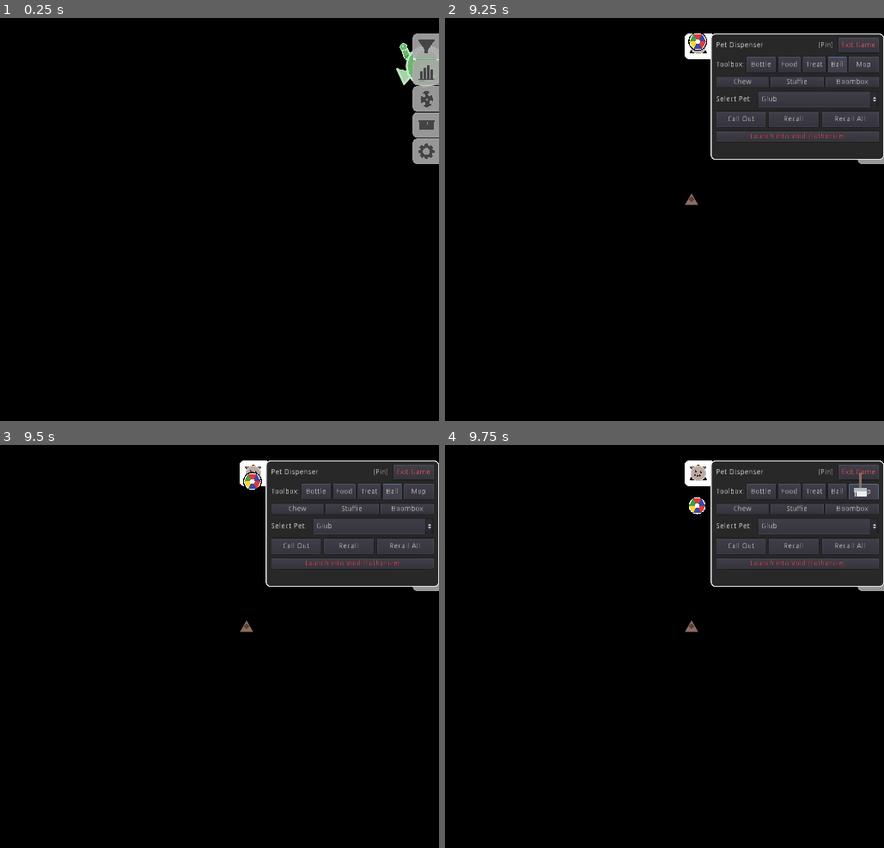
Above: before the commit, frames 1-4 (two rows, left to right).
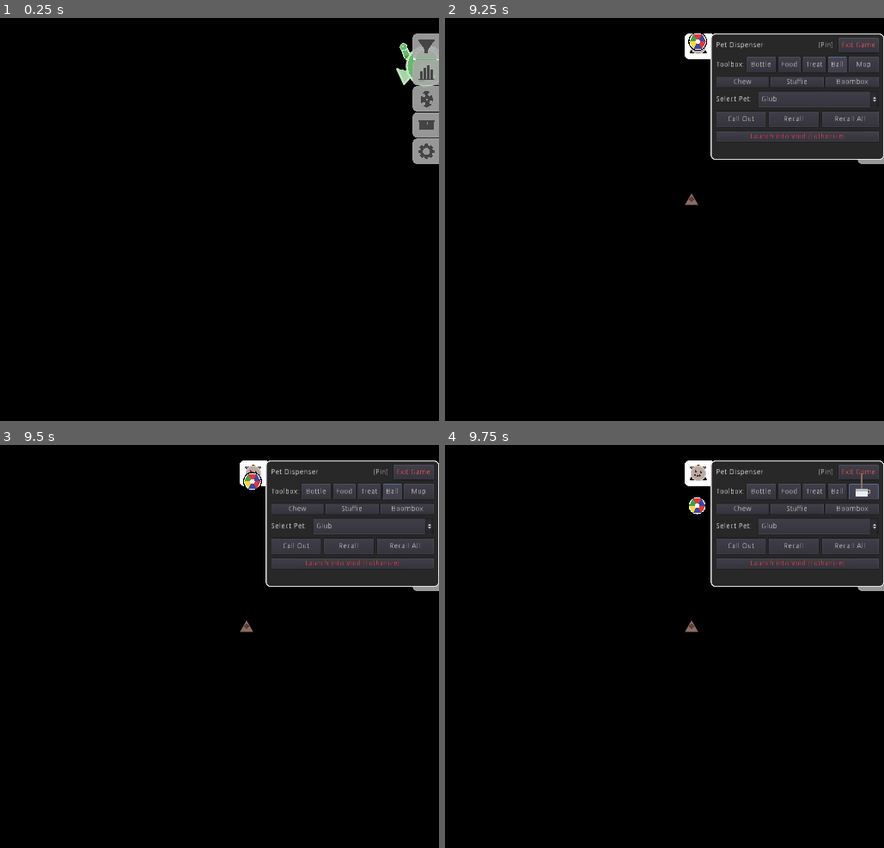
Above: after the commit, the same moments.

Repository: austeregrim/OrbPals
Game: Godot game, scene res://Main.tscn
The game is run twice, just before and just after one commit, with the same random seed, the same clock (stepped at 60 frames per second) and the same inputs.
Inputs (mouse positions are in pixels of both pictures, inside the frame that each line leads up to):
- Up to frame 1 (0.25 s): no input
- Up to frame 2 (9.25 s): click (870, 46) at 0.52 s; click "Launch into Void (Euthanize)" at 1.25 s; click "Launch into Void (Euthanize)" at 2 s; click "OK" at 2.75 s; tap Enter at 3.5 s; move the mouse to (690, 199) at 3.52 s; hold D 3.53-4.25 s; tap F at 3.6 s; click (690, 199) at 3.67 s; drag from (outside the picture) to (506, 300) at 4.27 s; click "[Pin]" at 5 s; click "[Unpin]" at 5.75 s; click "Bottle" at 6.5 s; click "Food" at 7.25 s; click "Treat" at 8 s; click "Ball" at 8.75 s
- Up to frame 3 (9.5 s): no input
- Up to frame 4 (9.75 s): click "Mop" at 9.5 s

Frames 1-3 are identical in both runs. In frame 4, less than 0.1% of the frame differs, in the area x 93-97%, y 6-13%.

Commit message:
Add Stuffed Animal spot retrieval AI and implement high-frequency fluid toss momentum
- Add Stuffed Animal designated spot assignment with viewport bounds checking in Pet.gd
- Implement retrieval AI: pet detects when its stuffed animal is moved away (>40px), walks over, carries it back to its spot, and giggles
- Auto-reassign designated spot if screen resize makes the previous spot unreachable
- Implement high-frequency drag_history motion tracking across Toy.gd, Food.gd, MopTool.gd, and Pet.gd
- Fix throwing momentum: items and pets now toss fluidly with natural flick velocity up to 900-1200 px/s

Diff:
--- a/Food.gd
+++ b/Food.gd
@@ -50,6 +50,8 @@
 
 var ContextMenuScene = preload("res://ContextMenu.tscn")
 
+var drag_history: Array = []
+
 func _physics_process(delta):
 	# Process spoiling (treats and bottles never spoil)
 	if not is_treat and not is_bottle and not is_spoiled:
@@ -60,17 +62,19 @@
 
 	scale = Vector2.ONE
 	if is_dragging:
-		var mouse_pos = prev_mouse_pos if prev_mouse_pos != Vector2.ZERO else get_global_mouse_position()
+		var mouse_pos = get_global_mouse_position()
 		global_position = mouse_pos
 		velocity = Vector2.ZERO
 
-		drag_positions.append(mouse_pos)
-		if drag_positions.size() > 5:
-			drag_positions.remove(0)
+		var now = OS.get_ticks_msec() * 0.001
+		drag_history.append({"pos": mouse_pos, "time": now})
+		while drag_history.size() > 0 and (now - drag_history[0].time) > 0.14:
+			drag_history.remove(0)
 	else:
 		# Float in space and drift with air friction
 		velocity *= 0.95
 		global_position += velocity * delta
+
 
 		# Boundary bounce check
 		var vp_size = get_viewport().get_visible_rect().size if get_viewport() else OS.window_size
@@ -168,12 +172,17 @@
 								return
 
 
-		if drag_positions.size() > 1:
-			var start_pos = drag_positions[0]
-			var end_pos = drag_positions[drag_positions.size() - 1]
-			velocity = (end_pos - start_pos) / (0.016 * drag_positions.size())
-			velocity = velocity.clamped(800.0)
+		if drag_history.size() >= 2:
+			var oldest = drag_history[0]
+			var newest = drag_history[drag_history.size() - 1]
+			var dt = newest.time - oldest.time
+			if dt > 0.005:
+				var toss_vel = (newest.pos - oldest.pos) / dt
+				velocity = toss_vel * 1.15
+				velocity = velocity.clamped(1200.0)
+		drag_history.clear()
 		get_tree().set_input_as_handled()
+
 
 func get_click_polygon() -> PoolVector2Array:
 	# Padded circle polygon for the passthrough region — covers item + margin
--- a/MopTool.gd
+++ b/MopTool.gd
@@ -16,21 +16,25 @@
 func _ready():
 	velocity = Vector2(rand_range(-50.0, 50.0), -100.0)
 
+var drag_history: Array = []
+
 func _physics_process(delta):
+	scale = Vector2.ONE
 	if is_dragging:
-		var mouse_pos = prev_mouse_pos if prev_mouse_pos != Vector2.ZERO else get_global_mouse_position()
+		var mouse_pos = get_global_mouse_position()
 		global_position = mouse_pos
 		velocity = Vector2.ZERO
 
-		# Clean messes near mop while dragging
+		var now = OS.get_ticks_msec() * 0.001
+		drag_history.append({"pos": mouse_pos, "time": now})
+		while drag_history.size() > 0 and (now - drag_history[0].time) > 0.14:
+			drag_history.remove(0)
+
 		_clean_messes_in_radius()
+	else:
+		velocity *= 0.92
+		global_position += velocity * delta
 
-		drag_positions.append(mouse_pos)
-		if drag_positions.size() > 5:
-			drag_positions.remove(0)
-	else:
-		velocity.y += gravity * delta
-		global_position += velocity * delta
 
 		var vp_size = OS.window_size
 		if get_viewport():
@@ -120,12 +124,17 @@
 				main.call("remove_item", self)
 			get_tree().set_input_as_handled()
 			return
-		if drag_positions.size() > 1:
-			var start_pos = drag_positions[0]
-			var end_pos = drag_positions[drag_positions.size() - 1]
-			velocity = (end_pos - start_pos) / (0.016 * drag_positions.size())
-			velocity = velocity.clamped(600.0)
+		if drag_history.size() >= 2:
+			var oldest = drag_history[0]
+			var newest = drag_history[drag_history.size() - 1]
+			var dt = newest.time - oldest.time
+			if dt > 0.005:
+				var toss_vel = (newest.pos - oldest.pos) / dt
+				velocity = toss_vel * 1.15
+				velocity = velocity.clamped(1000.0)
+		drag_history.clear()
 		get_tree().set_input_as_handled()
+
 
 func get_click_polygon() -> PoolVector2Array:
 	var poly = PoolVector2Array()
--- a/Pet.gd
+++ b/Pet.gd
@@ -111,6 +111,9 @@
 var is_dragging = false
 var drag_positions = []
 var prev_mouse_pos = Vector2.ZERO
+var stuffed_animal_spot: Vector2 = Vector2.ZERO
+var drag_history: Array = []
+
 
 # Interaction targets
 var target_item = null
@@ -214,7 +217,23 @@
 
 	_change_state(State.IDLE)
 
+func _get_or_create_stuffed_animal_spot() -> Vector2:
+	var bounds = _get_viewport_bounds()
+	var margin = 75.0
+
+	if stuffed_animal_spot != Vector2.ZERO and bounds.has_point(stuffed_animal_spot):
+		return stuffed_animal_spot
+
+	var spot_x = bounds.position.x + margin
+	if int(genetic_seed) % 2 == 1:
+		spot_x = bounds.end.x - margin
+	var spot_y = bounds.end.y - base_radius - 15.0
+
+	stuffed_animal_spot = Vector2(spot_x, spot_y)
+	return stuffed_animal_spot
+
 func _physics_process(delta):
+
 	# 1. Decay drives if enabled
 	if decay_enabled:
 		var is_moving = (center_vel.length() > 10.0 or current_state == State.WANDER or current_state == State.CHASE_ITEM or current_state == State.PLAY_WITH_PET or current_state == State.DIGGING)
@@ -260,13 +279,15 @@
 		global_position = mouse_pos
 		center_vel = Vector2.ZERO
 
-		drag_positions.append(mouse_pos)
-		if drag_positions.size() > 5:
-			drag_positions.remove(0)
-
-		if prev_mouse_pos != Vector2.ZERO:
-			var dist_moved = mouse_pos.distance_to(prev_mouse_pos)
-			if dist_moved > 50.0:
+		drag_history.append({"pos": mouse_pos, "time": now})
+		while drag_history.size() > 0 and (now - drag_history[0].time) > 0.14:
+			drag_history.remove(0)
+
+
+		var dist_moved = mouse_pos.distance_to(prev_mouse_pos) if prev_mouse_pos != Vector2.ZERO else 0.0
+		if stats:
+			if dist_moved > 15.0:
+				stats.affection = clamp(stats.affection - 0.05, 0.0, 100.0)
 				stats.agitation = clamp(stats.agitation + dist_moved * 0.008, 0.0, 100.0)
 			else:
 				stats.affection = clamp(stats.affection + 0.05, 0.0, 100.0)
@@ -444,7 +465,31 @@
 					item.set("is_being_guarded", true)
 					guarded_toy = item
 
-	if is_instance_valid(guarded_toy):
+	if is_instance_valid(guarded_toy) and not guarded_toy.get("is_dragging"):
+		var target_spot = _get_or_create_stuffed_animal_spot()
+		var dist_from_spot = guarded_toy.global_position.distance_to(target_spot)
+
+		# If moved away from designated spot (> 40px), owner pet carries it back!
+		if dist_from_spot > 40.0 and current_state != State.SICK and current_state != State.SLEEPING and current_state != State.RELIEVING_SELF:
+			var dist_to_toy = global_position.distance_to(guarded_toy.global_position)
+			if dist_to_toy > base_radius + 25.0:
+				target_wander_pos = guarded_toy.global_position
+				var dir = (guarded_toy.global_position - global_position).normalized()
+				center_vel = dir * 110.0
+			else:
+				# Carrying / dragging stuffed animal back to target_spot!
+				guarded_toy.global_position = lerp(guarded_toy.global_position, global_position + Vector2(10.0 * facing_dir, 0.0), 0.35)
+				target_wander_pos = target_spot
+				var dir = (target_spot - global_position).normalized()
+				center_vel = dir * 90.0
+
+				if global_position.distance_to(target_spot) < 30.0:
+					guarded_toy.global_position = target_spot
+					guarded_toy.velocity = Vector2.ZERO
+					if AudioManager and randf() < 0.1:
+						AudioManager.play_pet_emotion(self, "giggle")
+
+		# Check for intruding pets near spot or stuffed animal
 		var intruder = _find_closest_other_pet()
 		if is_instance_valid(intruder):
 			var dist_to_stuffie = intruder.global_position.distance_to(guarded_toy.global_position)
@@ -453,6 +498,7 @@
 					AudioManager.play_pet_emotion(self, "growl")
 				var shove_dir = (intruder.global_position - guarded_toy.global_position).normalized()
 				intruder.center_vel += shove_dir * 180.0
+
 
 	if segment_positions.size() > 0:
 
@@ -605,15 +651,18 @@
 	elif is_release and is_dragging:
 		is_dragging = false
 		prev_mouse_pos = Vector2.ZERO
-		if drag_positions.size() > 1:
-			var start_pos = drag_positions[0]
-			var end_pos = drag_positions[drag_positions.size() - 1]
-			var throw_vector = (end_pos - start_pos) / (0.016 * drag_positions.size())
-			center_vel = throw_vector.clamped(150.0)
-		else:
-			center_vel = Vector2.ZERO
+		if drag_history.size() >= 2:
+			var oldest = drag_history[0]
+			var newest = drag_history[drag_history.size() - 1]
+			var dt = newest.time - oldest.time
+			if dt > 0.005:
+				var toss_vel = (newest.pos - oldest.pos) / dt
+				center_vel = toss_vel * 1.15
+				center_vel = center_vel.clamped(900.0)
+		drag_history.clear()
 		is_falling = false
 		_change_state(State.WANDER)
+
 
 func get_click_polygon() -> PoolVector2Array:
 	var polygons = []
--- a/Toy.gd
+++ b/Toy.gd
@@ -90,6 +90,8 @@
 	elif elem_name == "wind":
 		velocity.y -= 250.0
 
+var drag_history: Array = []
+
 func _physics_process(delta):
 	if elemental_timer > 0.0:
 		elemental_timer -= delta
@@ -106,13 +108,15 @@
 		global_position = mouse_pos
 		velocity = Vector2.ZERO
 
-		drag_positions.append(mouse_pos)
-		if drag_positions.size() > 5:
-			drag_positions.remove(0)
+		var now = OS.get_ticks_msec() * 0.001
+		drag_history.append({"pos": mouse_pos, "time": now})
+		while drag_history.size() > 0 and (now - drag_history[0].time) > 0.14:
+			drag_history.remove(0)
 
 		prev_mouse_pos = mouse_pos
 	else:
 		if toy_type == "ball":
+
 			velocity.y += gravity * delta
 			global_position += velocity * delta
 
@@ -238,16 +242,22 @@
 				main.call("remove_item", self)
 			get_tree().set_input_as_handled()
 			return
-		if drag_positions.size() > 1:
-			var start_pos = drag_positions[0]
-			var end_pos = drag_positions[drag_positions.size() - 1]
-			velocity = (end_pos - start_pos) / (0.016 * drag_positions.size())
-			velocity = velocity.clamped(800.0)
-
-			for pet in get_parent().get_children():
-				if is_instance_valid(pet) and pet.has_method("on_toy_thrown"):
-					pet.call("on_toy_thrown", self)
+
+		if drag_history.size() >= 2:
+			var oldest = drag_history[0]
+			var newest = drag_history[drag_history.size() - 1]
+			var dt = newest.time - oldest.time
+			if dt > 0.005:
+				var toss_vel = (newest.pos - oldest.pos) / dt
+				velocity = toss_vel * 1.15
+				velocity = velocity.clamped(1200.0)
+
+				for pet in get_parent().get_children():
+					if is_instance_valid(pet) and pet.has_method("on_toy_thrown"):
+						pet.call("on_toy_thrown", self)
+		drag_history.clear()
 		get_tree().set_input_as_handled()
+
 
 # Chew Toy mechanics
 func chew_toy(amount: float):
